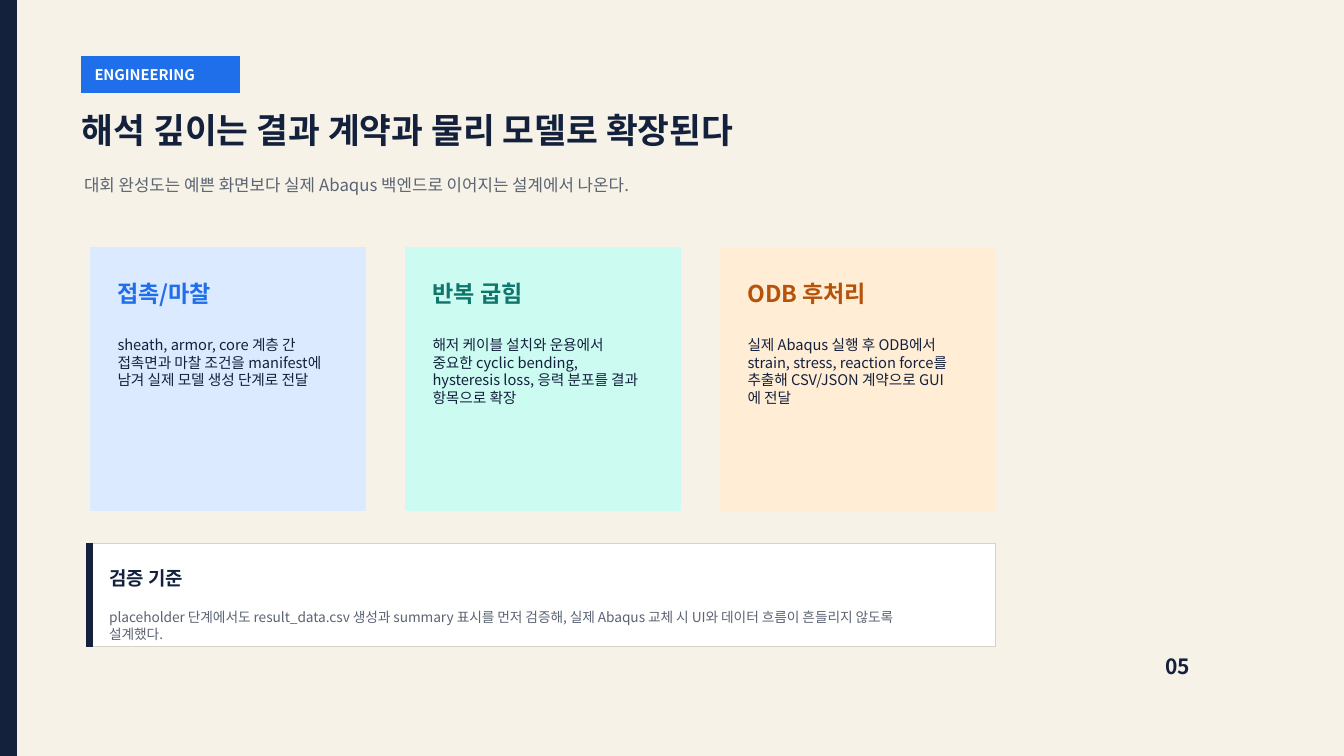
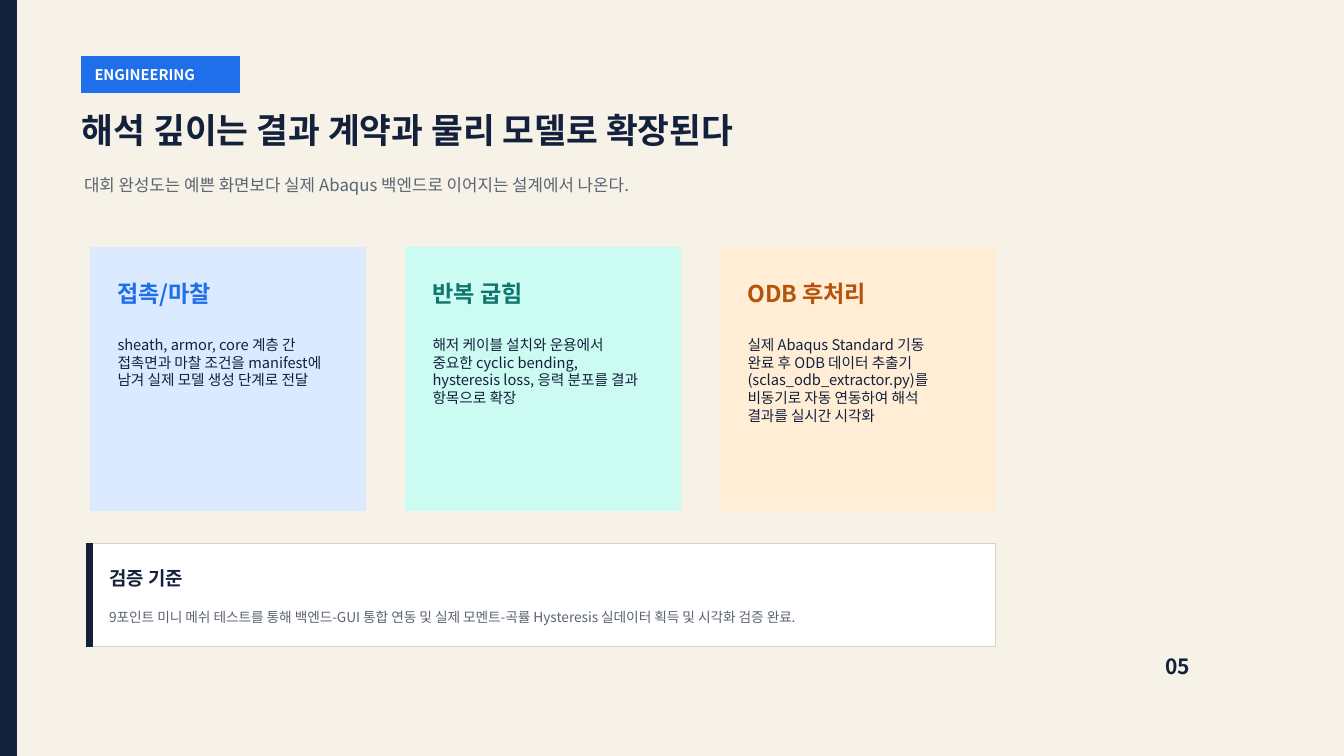
Before and after one commit to jhpark391-afk/SCLAS-cable-analysis, a slide deck: slide 5 of portfolio/SCLAS_Portfolio_Overview_KR.pptx. Drawn at 1344x756 pixels with LibreOffice and Linux fonts; fonts in the diff are those of the drawing. Boxes give left, top, right and bottom in pixels: in the first picture for what was removed or moved away, otherwise in the second. Text is boxed around its words. In the diff, an @@ line names an element or a change of style, - is before the commit and + after.

```diff
--- a/portfolio/SCLAS_Portfolio_Overview_KR.pptx
+++ b/portfolio/SCLAS_Portfolio_Overview_KR.pptx
@@ text in rectangle at box(748, 338, 929, 422): text changed @@
-실제 Abaqus 실행 후 ODB에서 strain, stress, reaction force를 추출해 CSV/JSON 계약으로 GUI에 전달
+실제 Abaqus Standard 기동 완료 후 ODB 데이터 추출기(sclas_odb_extractor.py)를 비동기로 자동 연동하여 해석 결과를 실시간 시각화
@@ text in rectangle at box(109, 610, 796, 625): text changed @@
-placeholder 단계에서도 result_data.csv 생성과 summary 표시를 먼저 검증해, 실제 Abaqus 교체 시 UI와 데이터 흐름이 흔들리지 않도록 설계했다.
+9포인트 미니 메쉬 테스트를 통해 백엔드-GUI 통합 연동 및 실제 모멘트-곡률 Hysteresis 실데이터 획득 및 시각화 검증 완료.
```
Also in this commit, not shown: 5 other slides changed.
